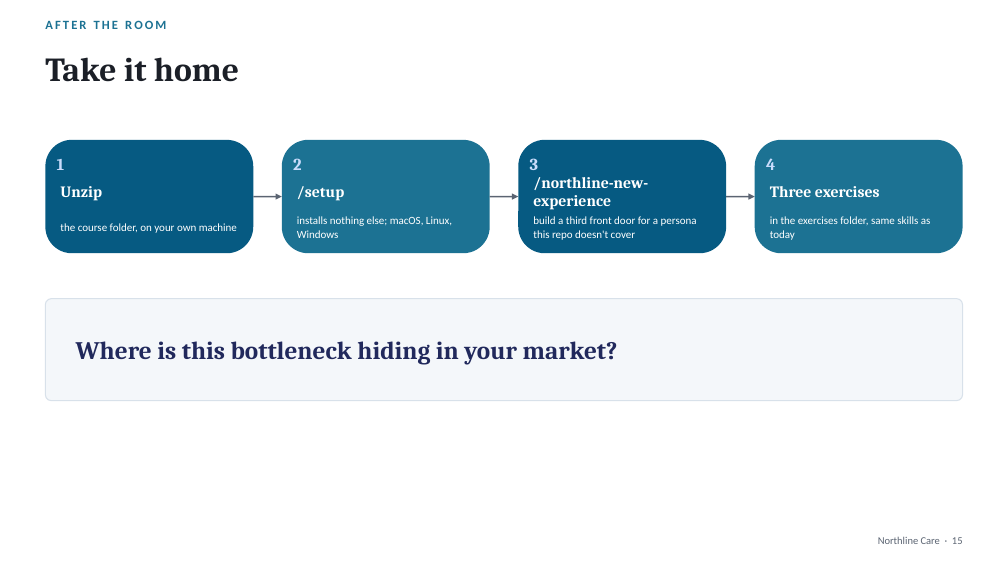
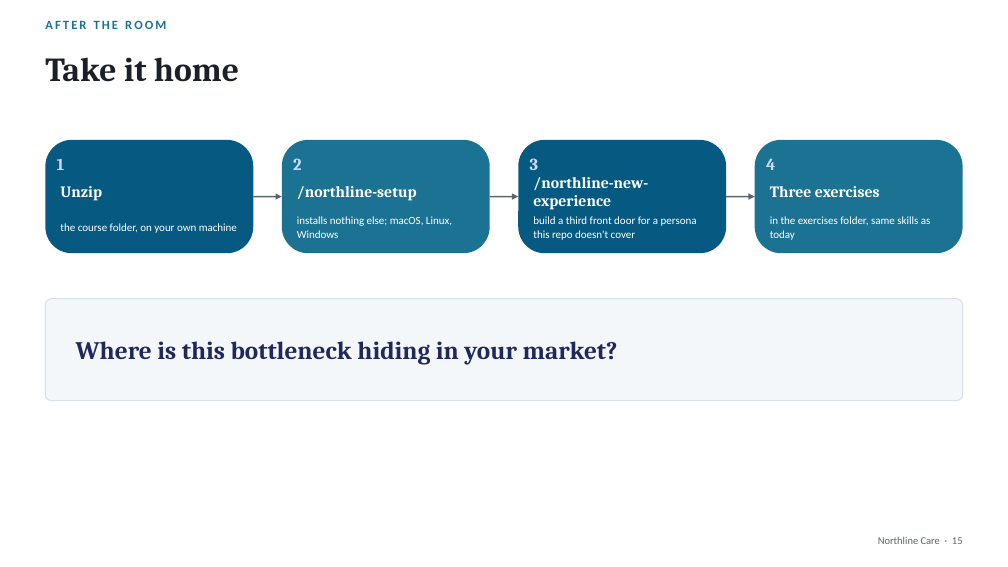
Before and after one commit to anthonymorrisjohnson/northline-course, a slide deck: slide 15 of slides/deck.pptx. Drawn at 1008x567 pixels with LibreOffice and Linux fonts; fonts in the diff are those of the drawing. Boxes give left, top, right and bottom in pixels: in the first picture for what was removed or moved away, otherwise in the second. Text is boxed around its words. In the diff, an @@ line names an element or a change of style, - is before the commit and + after.

```diff
--- a/slides/deck.pptx
+++ b/slides/deck.pptx
@@ text at bbox=[297, 186, 417, 201]: text changed @@
-/setup
+/northline-setup
```
Also in this commit, not shown: 2 other slides changed, 4 other files.
